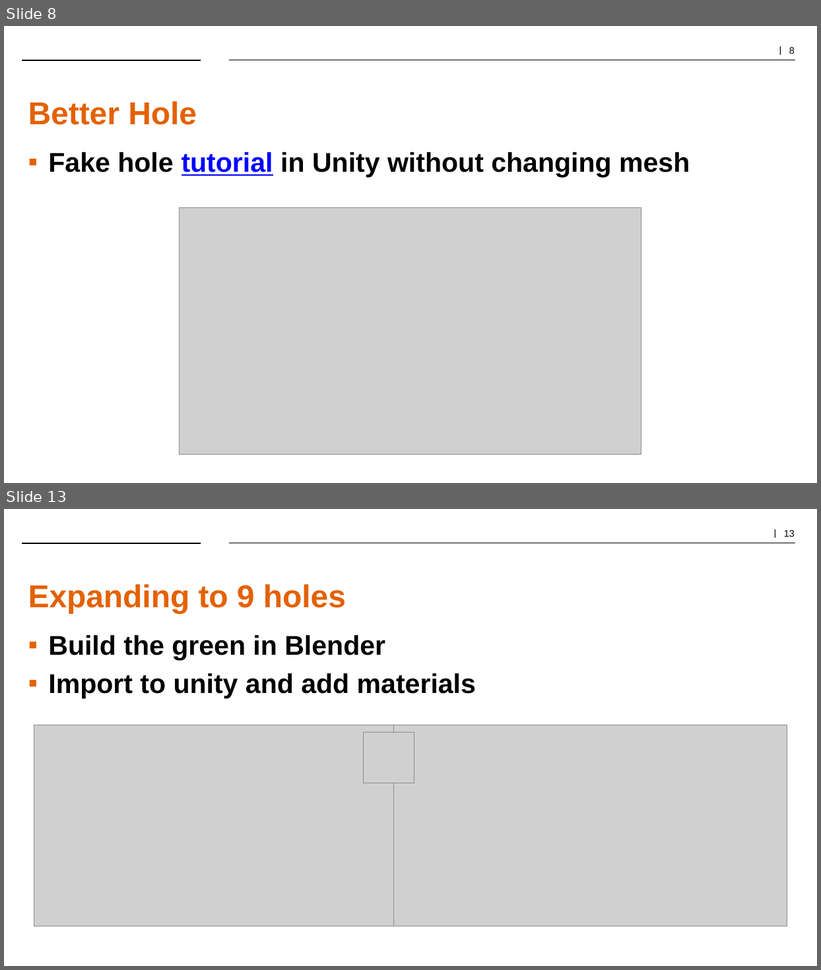
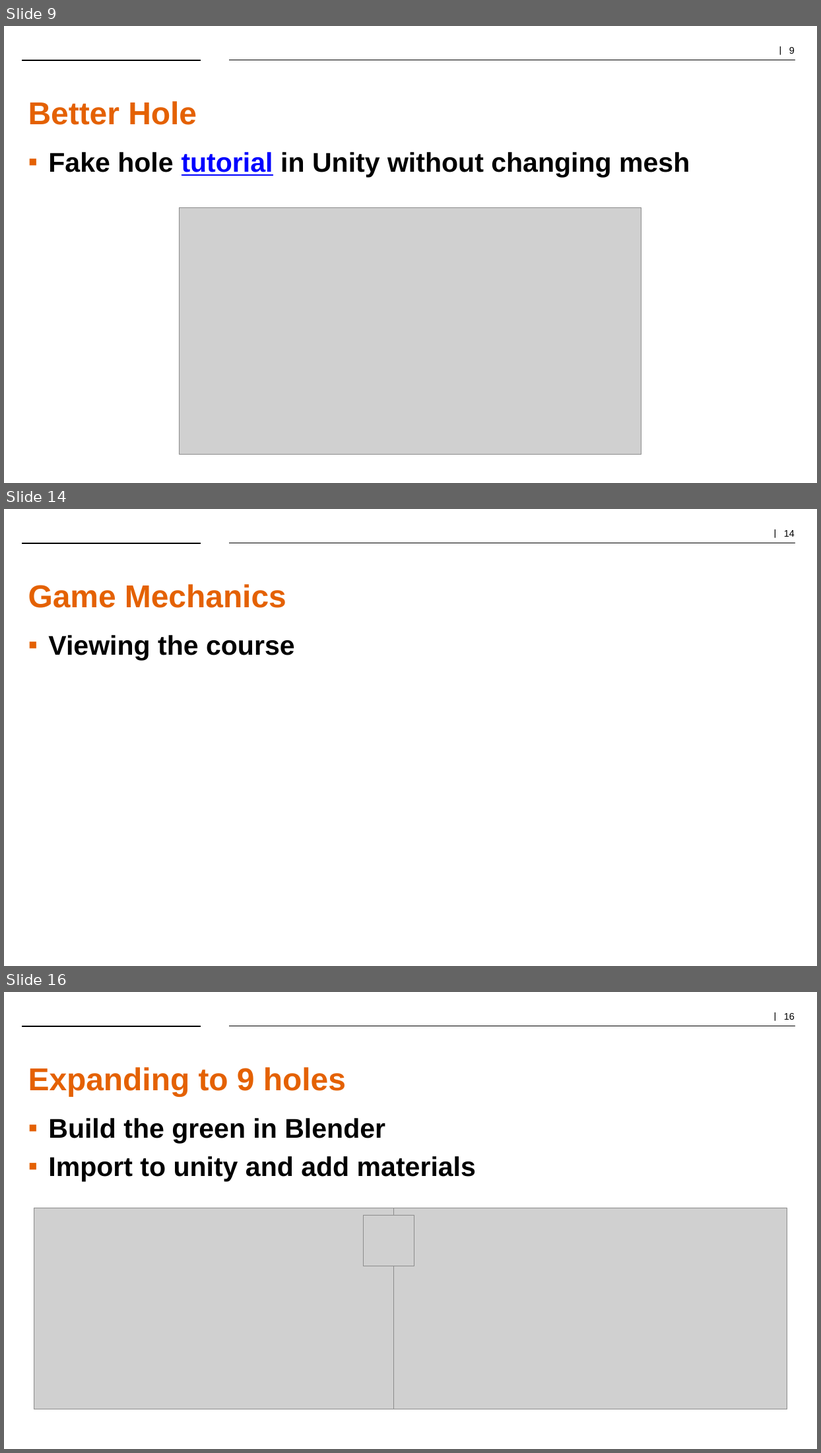
Before and after one commit to jmgregor/IMGS-624, a slide deck: PuttPuttGolfPresentation.pptx. Shown one above the other, each under a label of ours: slides 8 and 13 before the commit, slides 9, 14 and 16 after it; the slides between them are not shown. The pictures are 821x970 and 821x1453 pixels, drawn with LibreOffice and Linux fonts; fonts in the diff are those of the drawing; grey boxes stand for pictures; background and template pictures are left out. Boxes give left, top, right and bottom in pixels: in the first picture for what was removed or moved away, otherwise in the second. Text is boxed around its words. In the diff, an @@ line names an element or a change of style, - is before the commit and + after.

Commit message:
Game Mechanics

```diff
--- a/PuttPuttGolfPresentation.pptx
+++ b/PuttPuttGolfPresentation.pptx
@@ slide 14 added at box(4, 509, 817, 966), background #FFFFFF; not listed: 3 template elements that a slide beside it also shows @@
@@ text added at box(28, 584, 286, 608), 37.3 pt, text #E46102, bold @@
+Game Mechanics
@@ text added at box(48, 635, 295, 661), 32 pt, text #000000, bold @@
+▪ Viewing the course
@@ what was slide 8 is now slide 9 @@
@@ what was slide 13 is now slide 16 @@
@@ page number at box(784, 1013, 795, 1020): text changed @@
-| 13
+| 16
```
Also in this commit, not shown: 1 slide changed, 6 other slides added, 3 slides removed, 16 other files.
